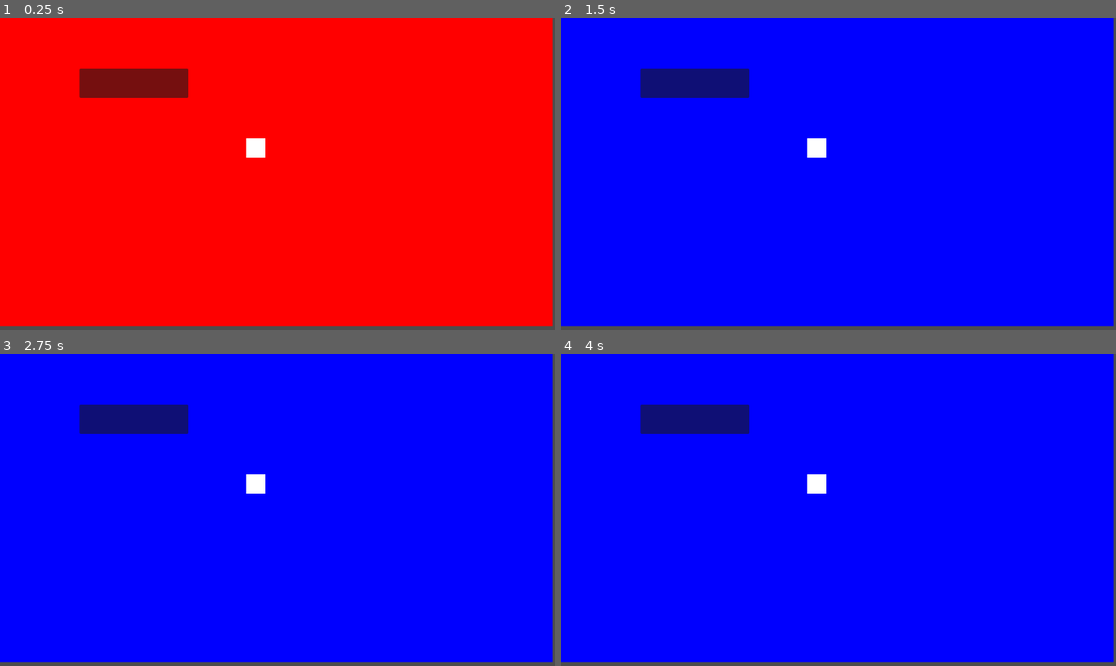
Above: before the commit, frames 1-4 (two rows, left to right).
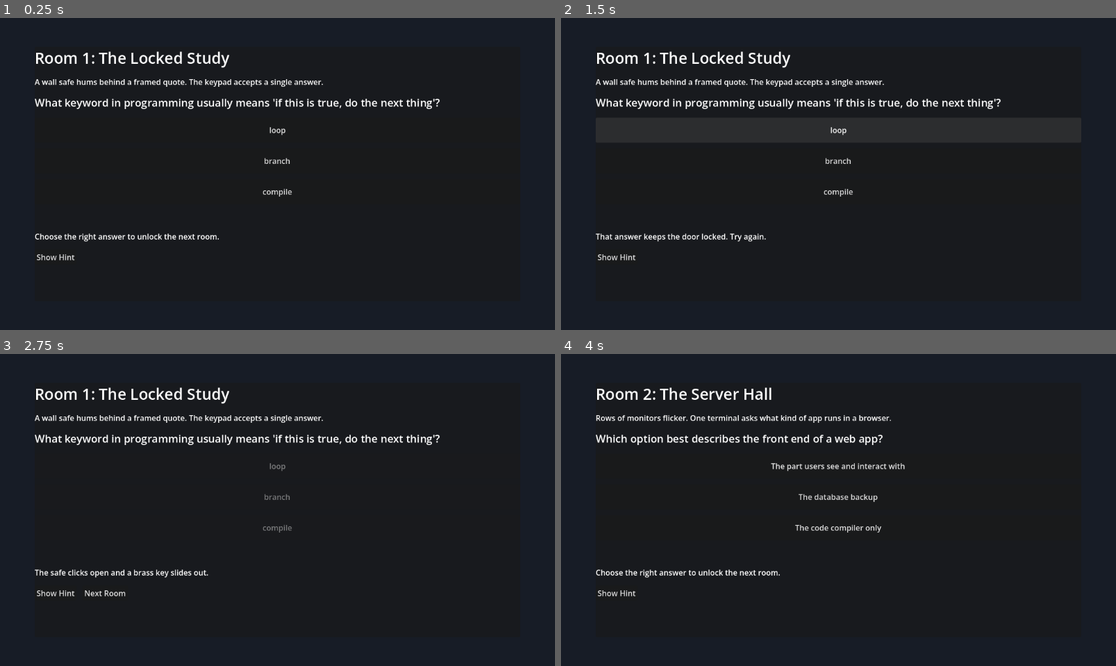
Above: after the commit, the same moments.

Repository: Jkaos725/ConfrontYourProblems
Game: Godot game, scene res://Scenes/main.tscn
Same seed, same stepped clock (60 frames per second), same inputs: the game is played once before the commit and once after it. Before the commit the project starts from res://Scenes/Questionhints.tscn.
Inputs (mouse positions are in pixels of both pictures, inside the frame that each line leads up to):
- Up to frame 1 (0.25 s): no input
- Up to frame 2 (1.5 s): click (694, 83) at 0.52 s; click (838, 130) at 1.25 s, where only the run after the commit has a clickable "loop"
- Up to frame 3 (2.75 s): click (277, 497) at 2 s, where only the run after the commit has a clickable "branch"
- Up to frame 4 (4 s): click (616, 594) at 2.75 s, where only the run after the commit has a clickable "Show Hint"; click (666, 594) at 3.5 s, where only the run after the commit has a clickable "Next Room"

The runs differ from the first frame. In frame 1, 100% of the frame differs, in the area x 0-100%, y 0-100%; in frame 2, 100%; in frame 3, 100%; in frame 4, 100%.

Commit message:
Build initial escape room quiz flow

Diff:
--- a/Scenes/main.tscn
+++ b/Scenes/main.tscn
@@ -1,31 +1,102 @@
-[gd_scene format=3 uid="uid://dpexvfyfft0cv"]
+[gd_scene load_steps=2 format=3 uid="uid://cgjlxhbirlucc"]
 
-[ext_resource type="Script" uid="uid://csltgb74wrgg6" path="res://background.gd" id="1_ig7tw"]
+[ext_resource type="Script" path="res://Scripts/escape_room.gd" id="1_6h0xv"]
 
-[node name="Node2D" type="Node2D" unique_id=1951156727]
-position = Vector2(7, 5)
+[node name="Main" type="Control"]
+layout_mode = 3
+anchors_preset = 15
+anchor_right = 1.0
+anchor_bottom = 1.0
+grow_horizontal = 2
+grow_vertical = 2
+script = ExtResource("1_6h0xv")
 
-[node name="ColorRect" type="ColorRect" parent="." unique_id=1429647511]
-offset_left = 59.0
-offset_top = 100.0
-offset_right = 957.0
-offset_bottom = 326.0
-script = ExtResource("1_ig7tw")
+[node name="Background" type="ColorRect" parent="."]
+layout_mode = 1
+anchors_preset = 15
+anchor_right = 1.0
+anchor_bottom = 1.0
+grow_horizontal = 2
+grow_vertical = 2
+color = Color(0.0901961, 0.109804, 0.14902, 1)
 
-[node name="ColorRect" type="ColorRect" parent="ColorRect" unique_id=596905746]
-layout_mode = 0
-offset_left = 351.0
-offset_top = 85.0
-offset_right = 514.0
-offset_bottom = 125.0
-color = Color(0, 1, 1, 1)
+[node name="MarginContainer" type="MarginContainer" parent="."]
+layout_mode = 1
+anchors_preset = 15
+anchor_right = 1.0
+anchor_bottom = 1.0
+offset_left = 48.0
+offset_top = 36.0
+offset_right = -48.0
+offset_bottom = -36.0
+grow_horizontal = 2
+grow_vertical = 2
+theme_override_constants/margin_left = 24
+theme_override_constants/margin_top = 24
+theme_override_constants/margin_right = 24
+theme_override_constants/margin_bottom = 24
 
-[node name="Button" type="Button" parent="ColorRect" unique_id=2066070913]
-layout_mode = 0
-offset_left = 36.0
-offset_top = 130.0
-offset_right = 110.0
-offset_bottom = 202.0
+[node name="PanelContainer" type="PanelContainer" parent="MarginContainer"]
+layout_mode = 2
 
-[connection signal="button_down" from="ColorRect/Button" to="ColorRect" method="_on_button_button_down"]
-[connection signal="button_up" from="ColorRect/Button" to="ColorRect" method="_on_button_button_up"]
+[node name="VBoxContainer" type="VBoxContainer" parent="MarginContainer/PanelContainer"]
+layout_mode = 2
+theme_override_constants/separation = 16
+
+[node name="RoomTitle" type="Label" parent="MarginContainer/PanelContainer/VBoxContainer"]
+layout_mode = 2
+theme_override_font_sizes/font_size = 32
+text = "Room Title"
+
+[node name="RoomDescription" type="Label" parent="MarginContainer/PanelContainer/VBoxContainer"]
+layout_mode = 2
+autowrap_mode = 3
+text = "Room description"
+
+[node name="QuestionLabel" type="Label" parent="MarginContainer/PanelContainer/VBoxContainer"]
+layout_mode = 2
+theme_override_font_sizes/font_size = 22
+autowrap_mode = 3
+text = "Question goes here"
+
+[node name="AnswersContainer" type="VBoxContainer" parent="MarginContainer/PanelContainer/VBoxContainer"]
+layout_mode = 2
+theme_override_constants/separation = 12
+
+[node name="AnswerButton1" type="Button" parent="MarginContainer/PanelContainer/VBoxContainer/AnswersContainer"]
+layout_mode = 2
+custom_minimum_size = Vector2(0, 52)
+text = "Answer 1"
+
+[node name="AnswerButton2" type="Button" parent="MarginContainer/PanelContainer/VBoxContainer/AnswersContainer"]
+layout_mode = 2
+custom_minimum_size = Vector2(0, 52)
+text = "Answer 2"
+
+[node name="AnswerButton3" type="Button" parent="MarginContainer/PanelContainer/VBoxContainer/AnswersContainer"]
+layout_mode = 2
+custom_minimum_size = Vector2(0, 52)
+text = "Answer 3"
+
+[node name="HintLabel" type="Label" parent="MarginContainer/PanelContainer/VBoxContainer"]
+layout_mode = 2
+autowrap_mode = 3
+text = ""
+
+[node name="StatusLabel" type="Label" parent="MarginContainer/PanelContainer/VBoxContainer"]
+layout_mode = 2
+autowrap_mode = 3
+text = "Status"
+
+[node name="ActionRow" type="HBoxContainer" parent="MarginContainer/PanelContainer/VBoxContainer"]
+layout_mode = 2
+theme_override_constants/separation = 12
+
+[node name="HintButton" type="Button" parent="MarginContainer/PanelContainer/VBoxContainer/ActionRow"]
+layout_mode = 2
+text = "Show Hint"
+
+[node name="NextButton" type="Button" parent="MarginContainer/PanelContainer/VBoxContainer/ActionRow"]
+layout_mode = 2
+text = "Next Room"
+visible = false
--- /dev/null
+++ b/Scripts/escape_room.gd
@@ -0,0 +1,105 @@
+extends Control
+
+const DEFAULT_STATUS := "Choose the right answer to unlock the next room."
+
+var rooms := [
+	{
+		"title": "Room 1: The Locked Study",
+		"description": "A wall safe hums behind a framed quote. The keypad accepts a single answer.",
+		"question": "What keyword in programming usually means 'if this is true, do the next thing'?",
+		"answers": ["loop", "branch", "compile"],
+		"correct_index": 1,
+		"hint": "Think about decision-making in code.",
+		"success": "The safe clicks open and a brass key slides out."
+	},
+	{
+		"title": "Room 2: The Server Hall",
+		"description": "Rows of monitors flicker. One terminal asks what kind of app runs in a browser.",
+		"question": "Which option best describes the front end of a web app?",
+		"answers": ["The part users see and interact with", "The database backup", "The code compiler only"],
+		"correct_index": 0,
+		"hint": "It is the layer that shapes the user's experience.",
+		"success": "The monitors turn green and a hidden door unlocks."
+	},
+	{
+		"title": "Room 3: The Reflection Chamber",
+		"description": "A final door asks for the mindset that keeps hard projects moving.",
+		"question": "What helps most when building something challenging step by step?",
+		"answers": ["Testing ideas and improving them", "Waiting for perfection first", "Ignoring feedback"],
+		"correct_index": 0,
+		"hint": "Progress usually beats perfection.",
+		"success": "The final lock opens. You escaped."
+	}
+]
+
+var current_room_index := 0
+var room_cleared := false
+
+@onready var room_title: Label = $MarginContainer/PanelContainer/VBoxContainer/RoomTitle
+@onready var room_description: Label = $MarginContainer/PanelContainer/VBoxContainer/RoomDescription
+@onready var question_label: Label = $MarginContainer/PanelContainer/VBoxContainer/QuestionLabel
+@onready var answers_container: VBoxContainer = $MarginContainer/PanelContainer/VBoxContainer/AnswersContainer
+@onready var hint_label: Label = $MarginContainer/PanelContainer/VBoxContainer/HintLabel
+@onready var status_label: Label = $MarginContainer/PanelContainer/VBoxContainer/StatusLabel
+@onready var next_button: Button = $MarginContainer/PanelContainer/VBoxContainer/ActionRow/NextButton
+
+
+func _ready() -> void:
+	for index in range(answers_container.get_child_count()):
+		var button := answers_container.get_child(index) as Button
+		button.pressed.connect(_on_answer_selected.bind(index))
+
+	$MarginContainer/PanelContainer/VBoxContainer/ActionRow/HintButton.pressed.connect(_on_hint_pressed)
+	next_button.pressed.connect(_on_next_pressed)
+	_show_room()
+
+
+func _show_room() -> void:
+	var room: Dictionary = rooms[current_room_index]
+	room_cleared = false
+	room_title.text = room["title"]
+	room_description.text = room["description"]
+	question_label.text = room["question"]
+	hint_label.text = ""
+	status_label.text = DEFAULT_STATUS
+	next_button.visible = false
+
+	var answers: Array = room["answers"]
+	for index in range(answers_container.get_child_count()):
+		var button := answers_container.get_child(index) as Button
+		button.text = answers[index]
+		button.disabled = false
+
+
+func _on_answer_selected(answer_index: int) -> void:
+	if room_cleared:
+		return
+
+	var room: Dictionary = rooms[current_room_index]
+	if answer_index == room["correct_index"]:
+		room_cleared = true
+		status_label.text = room["success"]
+		next_button.visible = true
+		for child in answers_container.get_children():
+			var button := child as Button
+			button.disabled = true
+	else:
+		status_label.text = "That answer keeps the door locked. Try again."
+
+
+func _on_hint_pressed() -> void:
+	var room: Dictionary = rooms[current_room_index]
+	hint_label.text = "Hint: %s" % room["hint"]
+
+
+func _on_next_pressed() -> void:
+	if not room_cleared:
+		return
+
+	if current_room_index >= rooms.size() - 1:
+		status_label.text = "You cleared every room. Next we can add story branches, scoring, or Ollama-generated questions."
+		next_button.visible = false
+		return
+
+	current_room_index += 1
+	_show_room()
--- a/project.godot
+++ b/project.godot
@@ -14,7 +14,6 @@
 run/main_scene="uid://cgjlxhbirlucc"
 config/features=PackedStringArray("4.6", "GL Compatibility")
 config/icon="res://icon.svg"
-<<<<<<<Updatedupstreamrun/main_scene="uid://cgjlxhbirlucc"
 
 [file_customization]
 
